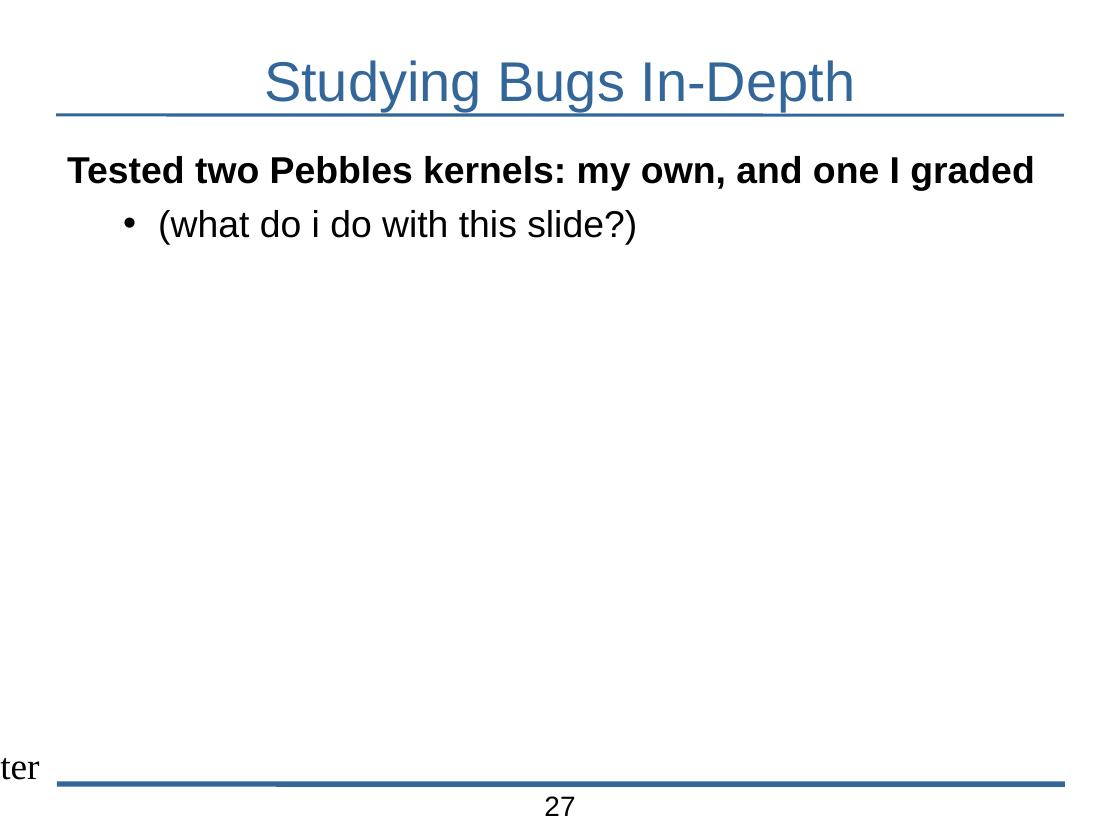
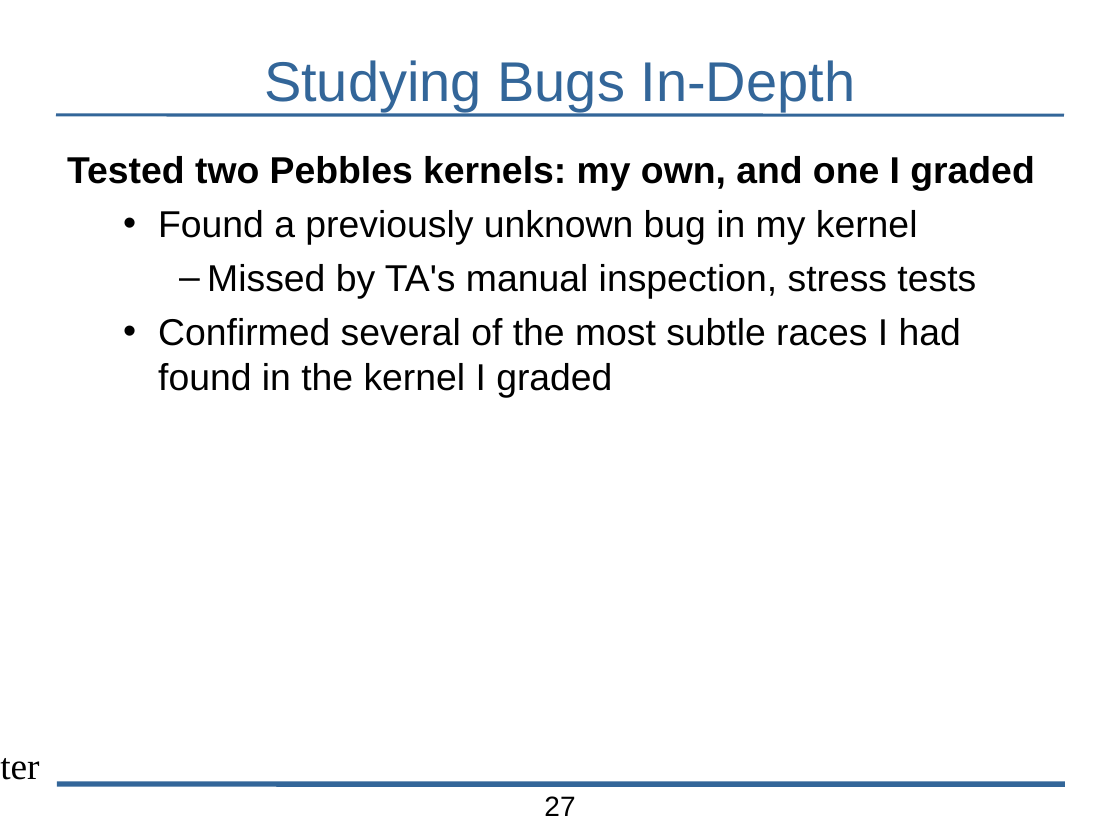
Before and after one commit to bblum/talks, a slide deck: slide 27 of pdl-retreat/pdl-talk.odp. Drawn at 1120x840 pixels with LibreOffice and Linux fonts; fonts in the diff are those of the drawing; background and template pictures are left out. Boxes give left, top, right and bottom in pixels: in the first picture for what was removed or moved away, otherwise in the second. Text is boxed around its words. In the diff, an @@ line names an element or a change of style, - is before the commit and + after.

Commit message:
more pdl talk changes

```diff
--- a/pdl-retreat/pdl-talk.odp
+++ b/pdl-retreat/pdl-talk.odp
@@ text at bbox=[158, 210, 976, 397]: text changed @@
-  • (what do i do with this slide?)
+  • Found a previously unknown bug in my kernel
+    – Missed by TA's manual inspection, stress tests
+  • Confirmed several of the most subtle races I had found in the kernel I graded
```
Also in this commit, not shown: 1 other slide changed, 2 slides added, 1 slide removed.
